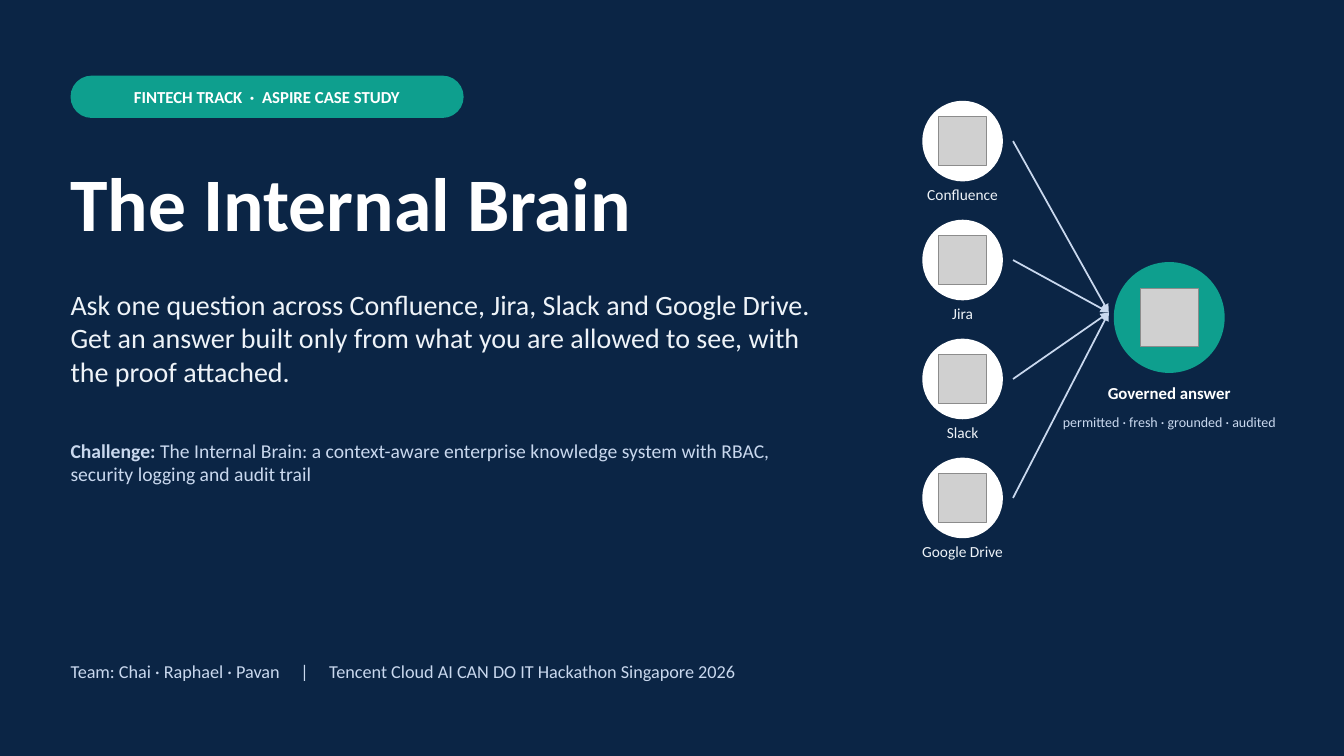
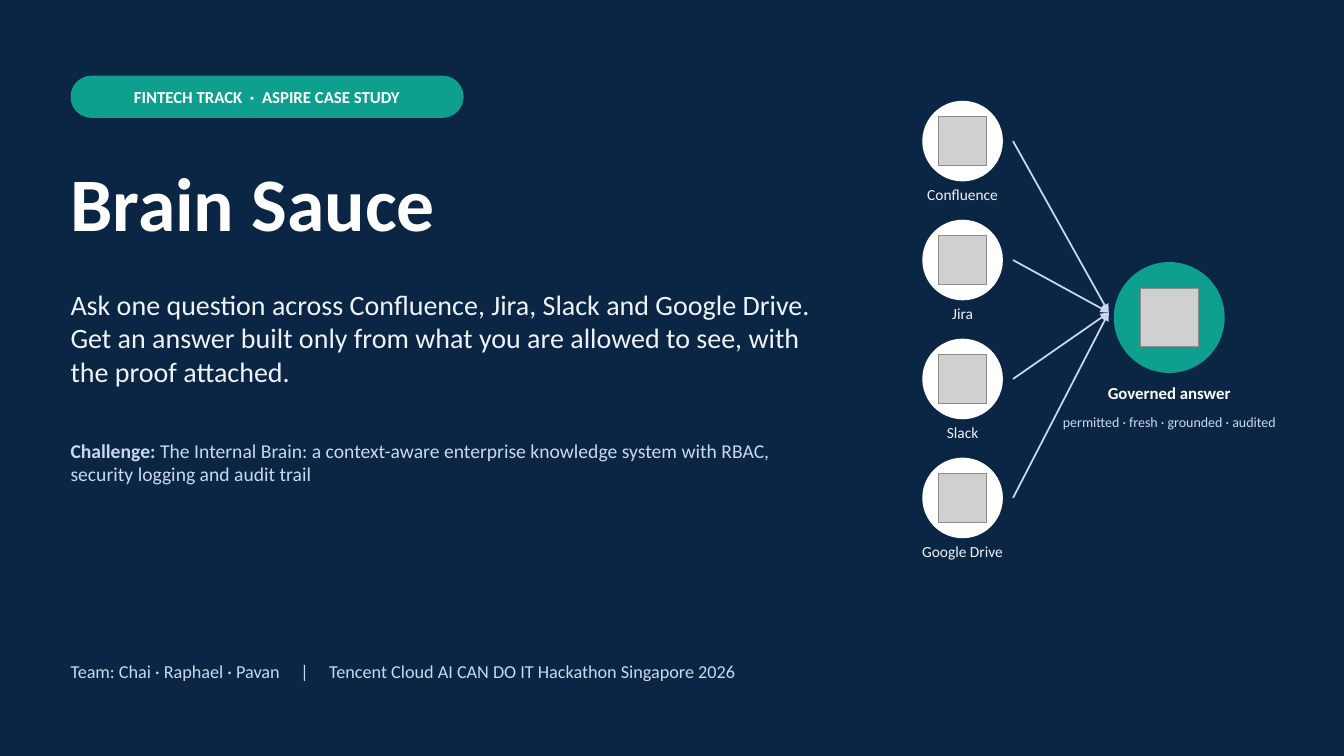
Before and after one commit to pavan2184/tencent-hack, a slide deck: slide 1 of docs/presentations/internal-brain-architecture-submission.pptx. Drawn at 1344x756 pixels with LibreOffice and Linux fonts; fonts in the diff are those of the drawing; grey boxes stand for pictures. Boxes give left, top, right and bottom in pixels: in the first picture for what was removed or moved away, otherwise in the second. Text is boxed around its words. In the diff, an @@ line names an element or a change of style, - is before the commit and + after.

```diff
--- a/docs/presentations/internal-brain-architecture-submission.pptx
+++ b/docs/presentations/internal-brain-architecture-submission.pptx
@@ title at [71,178,435,232]: text changed @@
-The Internal Brain
+Brain Sauce
```
Also in this commit, not shown: 12 other slides changed, 1 other file.
